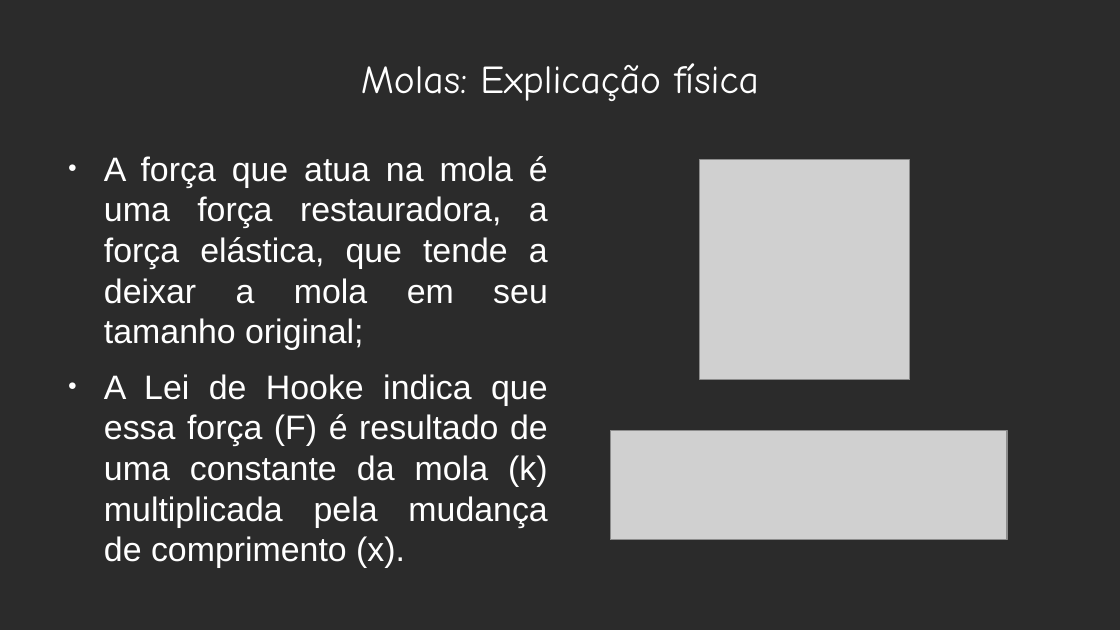
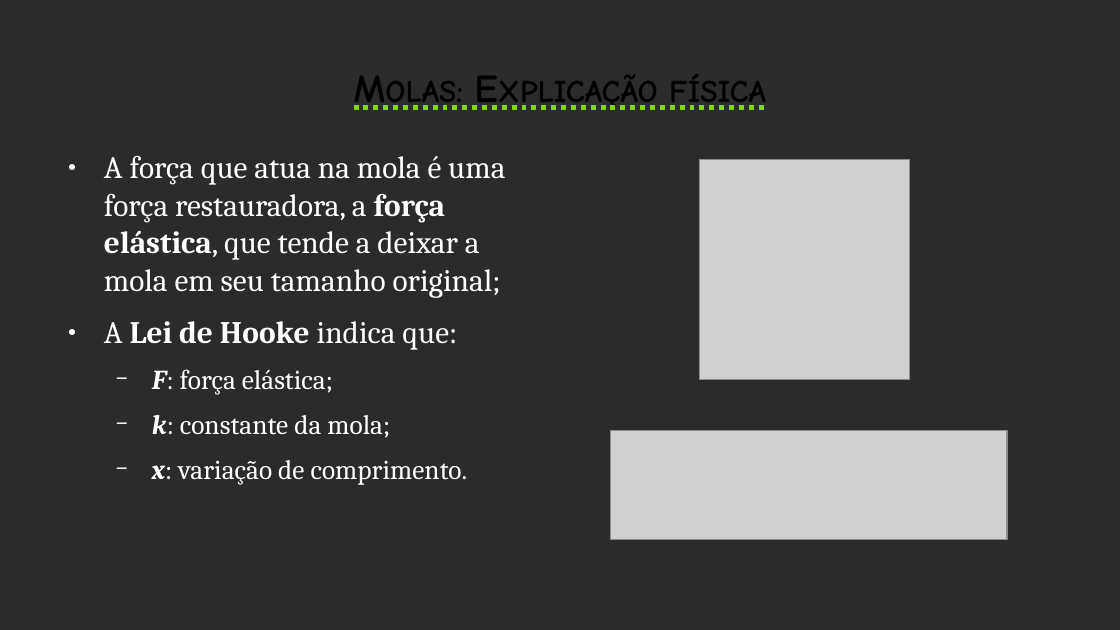
Before and after one commit to ThiagoIFDS23/small-ifsp, a slide deck: slide 12 of Libre Office/Impress/Bad Piggies/Bad Piggies.odp. Drawn at 1120x630 pixels with LibreOffice and Linux fonts; fonts in the diff are those of the drawing; grey boxes stand for pictures; background and template pictures are left out; a plain dark background stands for a picture behind light text. Boxes give left, top, right and bottom in pixels: in the first picture for what was removed or moved away, otherwise in the second. Text is boxed around its words. In the diff, an @@ line names an element or a change of style, - is before the commit and + after.

```diff
--- a/Libre Office/Impress/Bad Piggies/Bad Piggies.odp
+++ b/Libre Office/Impress/Bad Piggies/Bad Piggies.odp
@@ title "Molas: Explicação física": place and size @@
-title "Molas: Explicação física" at <box>361,63,759,101</box>
+title "Molas: Explicação física" at <box>669,75,766,110</box>
@@ title "Molas: Explicação física" at <box>669,75,766,110</box>: text colour #FFFFFF to #000000, bold on, underline on, small capitals on @@
@@ text at <box>104,156,505,298</box>: size 24 to 22.2 pt, font Arial to Cambria in "A força que atua na mola é ..."; bold on in "força elástica,"; alignment justified to left @@
@@ text at <box>104,321,468,485</box>: text changed; size 24 to 19.4 pt; font Arial to Cambria @@
-● A Lei de Hooke indica que essa força (F) é resultado de uma constante da mola (k) multiplicada pela mudança de comprimento (x).
+● A Lei de Hooke indica que:
+  − F: força elástica;
+  − k: constante da mola;
+  − x: variação de comprimento.
```
Also in this commit, not shown: 15 other slides changed, 1 other file.
